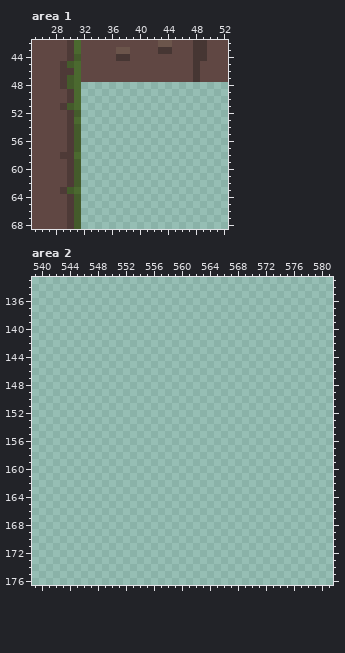
A pixel-art file gets an edit: Art/Aseprite/platforms/platformconcept.aseprite. The picture above is the old version.
1000x1000 pixels, 1 frame. Colours within 5 levels of each other are drawn and written as one. Shown: area 1: x 25..52, y 42..68; area 2: x 539..581, y 133..176.
New version:
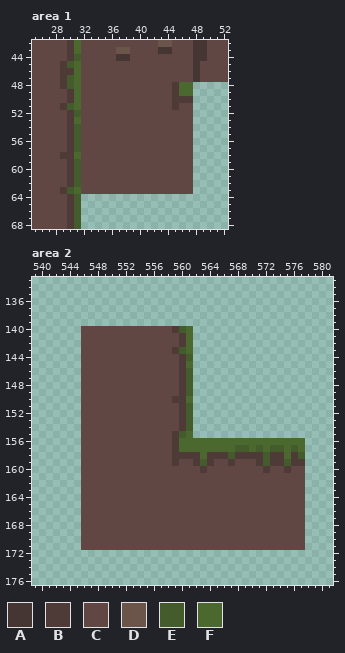
Palette (. is transparent): A #463633  B #4e3a37  C #604743  D #6b554b  E #445b2b  F #4b692f
From old to new:
--- area 1, layer "spritesheet"
@@ x 25..52 @@
 47 CCCCBEFCCCCCCCCCCCCCCCCACCCC
-48 CCCCBEF.....................
-49 CCCCCBF.....................
-50 CCCCCBF.....................
-51 CCCCBEF.....................
-52 CCCCCBE.....................
-53 CCCCCBF.....................
-54 CCCCCBE.....................
-55 CCCCCBE.....................
-56 CCCCCBE.....................
-57 CCCCCBE.....................
-58 CCCCBBF.....................
-59 CCCCCBE.....................
-60 CCCCCBE.....................
-61 CCCCCBE.....................
-62 CCCCCBE.....................
-63 CCCCBEF.....................
+48 CCCCBEFCCCCCCCCCCCCCBFF.....
+49 CCCCCBFCCCCCCCCCCCCCBFF.....
+50 CCCCCBFCCCCCCCCCCCCCBBB.....
+51 CCCCBEFCCCCCCCCCCCCCBCC.....
+52 CCCCCBECCCCCCCCCCCCCCCC.....
+53 CCCCCBFCCCCCCCCCCCCCCCC.....
+54 CCCCCBECCCCCCCCCCCCCCCC.....
+55 CCCCCBECCCCCCCCCCCCCCCC.....
+56 CCCCCBECCCCCCCCCCCCCCCC.....
+57 CCCCCBECCCCCCCCCCCCCCCC.....
+58 CCCCBBFCCCCCCCCCCCCCCCC.....
+59 CCCCCBECCCCCCCCCCCCCCCC.....
+60 CCCCCBECCCCCCCCCCCCCCCC.....
+61 CCCCCBECCCCCCCCCCCCCCCC.....
+62 CCCCCBECCCCCCCCCCCCCCCC.....
+63 CCCCBEFCCCCCCCCCCCCCCCC.....
 64 CCCCCBE.....................
--- area 2, layer "terrain"
@@ x 539..581 @@
 139 ...........................................
-140 ...........................................
-141 ...........................................
-142 ...........................................
-143 ...........................................
-144 ...........................................
-145 ...........................................
-146 ...........................................
-147 ...........................................
-148 ...........................................
-149 ...........................................
-150 ...........................................
-151 ...........................................
-152 ...........................................
-153 ...........................................
-154 ...........................................
-155 ...........................................
-156 ...........................................
-157 ...........................................
-158 ...........................................
-159 ...........................................
-160 ...........................................
-161 ...........................................
-162 ...........................................
-163 ...........................................
-164 ...........................................
-165 ...........................................
-166 ...........................................
-167 ...........................................
-168 ...........................................
-169 ...........................................
-170 ...........................................
-171 ...........................................
+140 .......CCCCCCCCCCCCCBEF....................
+141 .......CCCCCCCCCCCCCCBF....................
+142 .......CCCCCCCCCCCCCCBF....................
+143 .......CCCCCCCCCCCCCBEF....................
+144 .......CCCCCCCCCCCCCCBE....................
+145 .......CCCCCCCCCCCCCCBF....................
+146 .......CCCCCCCCCCCCCCBE....................
+147 .......CCCCCCCCCCCCCCBE....................
+148 .......CCCCCCCCCCCCCCBE....................
+149 .......CCCCCCCCCCCCCCBE....................
+150 .......CCCCCCCCCCCCCBBF....................
+151 .......CCCCCCCCCCCCCCBE....................
+152 .......CCCCCCCCCCCCCCBE....................
+153 .......CCCCCCCCCCCCCCBE....................
+154 .......CCCCCCCCCCCCCCBE....................
+155 .......CCCCCCCCCCCCCBEF....................
+156 .......CCCCCCCCCCCCCBFFFFFFFFFFFFFFFFFF....
+157 .......CCCCCCCCCCCCCBFFFFFFFFEEFEFEEFEF....
+158 .......CCCCCCCCCCCCCBBBBFBBBEBBBBEBBFBE....
+159 .......CCCCCCCCCCCCCBCCBEBCCBCCCBEBBEBB....
+160 .......CCCCCCCCCCCCCCCCCBCCCCCCCCBCCBCC....
+161 .......CCCCCCCCCCCCCCCCCCCCCCCCCCCCCCCC....
+162 .......CCCCCCCCCCCCCCCCCCCCCCCCCCCCCCCC....
+163 .......CCCCCCCCCCCCCCCCCCCCCCCCCCCCCCCC....
+164 .......CCCCCCCCCCCCCCCCCCCCCCCCCCCCCCCC....
+165 .......CCCCCCCCCCCCCCCCCCCCCCCCCCCCCCCC....
+166 .......CCCCCCCCCCCCCCCCCCCCCCCCCCCCCCCC....
+167 .......CCCCCCCCCCCCCCCCCCCCCCCCCCCCCCCC....
+168 .......CCCCCCCCCCCCCCCCCCCCCCCCCCCCCCCC....
+169 .......CCCCCCCCCCCCCCCCCCCCCCCCCCCCCCCC....
+170 .......CCCCCCCCCCCCCCCCCCCCCCCCCCCCCCCC....
+171 .......CCCCCCCCCCCCCCCCCCCCCCCCCCCCCCCC....
 172 ...........................................
Where, in picture pixels (left, top, right, bottom), the same in both pictures:
added: (81, 82, 193, 194)
added: (81, 326, 305, 550)
